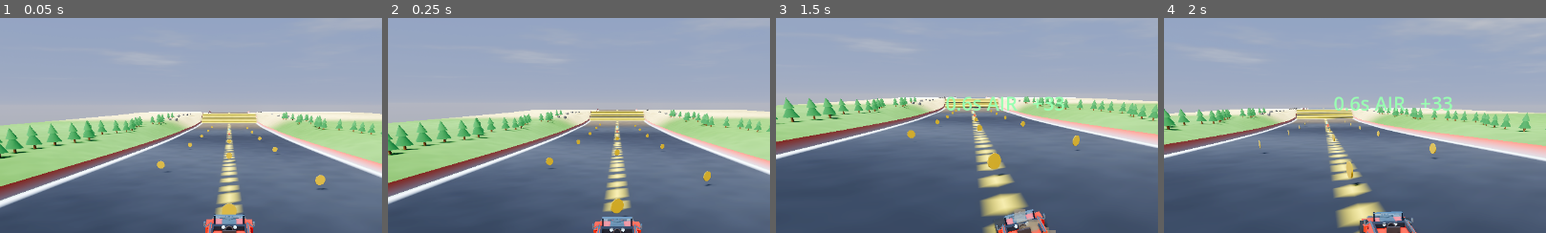
Above: before the commit, frames 1-4 (left to right).
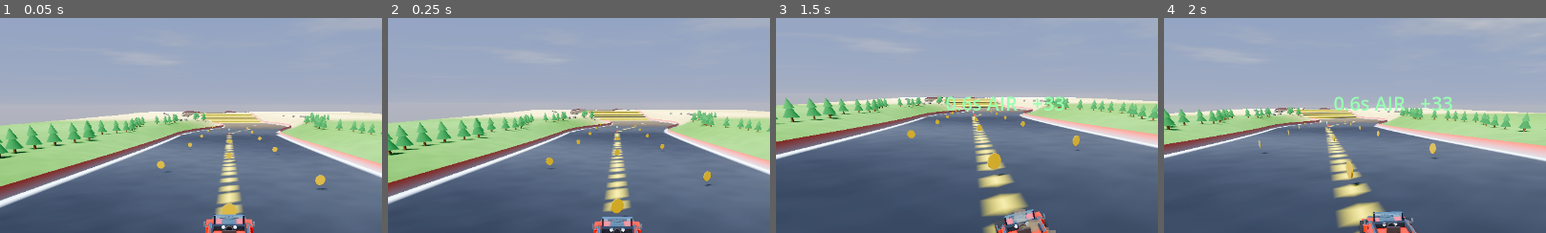
Above: after the commit, the same moments.

Repository: MilkManManiac/HillClimbRacer
Game: Godot game, scene res://scenes/HillClimb.tscn
The game is run twice, just before and just after one commit, with the same random seed, the same clock (stepped at 60 frames per second) and the same inputs.
Inputs (mouse positions are % of the whole screen's width and height, from its top left):
- Up to frame 1 (0.05 s): no input
- Up to frame 2 (0.25 s): no input
- Up to frame 3 (1.5 s): tap Enter (restart) at 0.5 s; move the mouse to (72, 45) at 0.52 s; hold E (roll_right) 0.53-1.25 s; hold Ctrl (boost) 0.53-1.25 s; click (72, 45) at 0.67 s; tap Tab (toggle_shop) at 0.77, 1.07 s; drag from (30, 55) to (45, 70) at 1.27 s
- Up to frame 4 (2 s): no input
The pictures show only the part of the screen within x 20-70%, y 0-50%; the shares and areas given below are measured in that part.

The runs differ from the first frame. In frame 1, 2.0% of the frame differs, in the area x 35-87%, y 43-56%; in frame 2, 2.0%, in the area x 35-87%, y 42-54%; in frame 3, 1.5%; in frame 4, 1.8%.

Commit message:
HC: curving road centre-line (drift the bends)
Added road_center_x(z) — a smooth meandering centre-line (straight for the first
150m, then sweeping S-curves ramp in). Everything that measured "distance from the
road" now uses absf(x - road_center_x(z)): terrain hill mask, gap carve + level
sample, road markings (centre dash / edge lines), roadside props, and the
guardrails. Car off-road + gap on-road checks use a _road_off() helper against the
centre-line. Verified: road, markings, props and gaps all follow the curve.

Co-Authored-By: Claude Opus 4.8 (1M context) <noreply@anthropic.com>

Diff:
--- a/scripts/hc/HCCar.gd
+++ b/scripts/hc/HCCar.gd
@@ -360,7 +360,7 @@
 
 	# --- fuel/health bookkeeping -------------------------------------------
 	# crash if you land/roll off the road (past the rails)
-	if _grounded and absf(global_position.x) > road_half + 1.5:
+	if _grounded and _road_off() > road_half + 1.5:
 		health = 0.0
 	fuel = maxf(fuel, 0.0)
 	distance = maxf(distance, -global_position.z)
@@ -376,7 +376,7 @@
 	if dmg > 1.0:
 		health -= dmg
 	# trick scoring: a clean landing confirms the combo (airtime + flips)
-	var off_road := absf(global_position.x) > road_half
+	var off_road := _road_off() > road_half
 	if _air_time > 0.45 and not off_road:
 		if uprightness > 0.45:
 			var flips := int(_flip_accum / 320.0)
@@ -398,6 +398,13 @@
 	_air_time = 0.0
 	_flip_accum = 0.0
 
+## Lateral distance from the (possibly curving) road centre-line at our z.
+func _road_off() -> float:
+	var cx := 0.0
+	if terrain and terrain.has_method("road_center_x"):
+		cx = terrain.call("road_center_x", global_position.z)
+	return absf(global_position.x - cx)
+
 func reset_run(start: Vector3) -> void:
 	dead = false
 	freeze = false   # un-park after a wreck
@@ -433,7 +440,7 @@
 		var over_void: bool = z < g.lip_z and z > g.far_z
 		if over_void and not _grounded:
 			_gap_armed = true   # airborne over the void
-		elif _gap_armed and z <= g.far_z and global_position.y > lvl - 3.5 and absf(global_position.x) <= road_half:
+		elif _gap_armed and z <= g.far_z and global_position.y > lvl - 3.5 and _road_off() <= road_half:
 			# crossed the far edge ABOVE the fail line = you made it — clear it now, even
 			# mid-air. (A big jump can overshoot the whole landing platform; requiring a
 			# grounded touch there left the gap "armed" and falsely wrecked you on the
--- a/scripts/hc/HCTerrain.gd
+++ b/scripts/hc/HCTerrain.gd
@@ -36,6 +36,19 @@
 @export var side_amp: float = 0.10           # leftover hilliness on the flat sides
 @export var rail_height: float = 1.6
 
+# --- road curves (meandering centre-line so you can drift the bends) ----------
+@export var curve_start: float = 150.0       # straight for this far, then curves ramp in
+@export var curve_amp: float = 26.0          # lateral swing of the road centre (metres)
+@export var curve_freq: float = 0.010        # base curve frequency (lower = longer sweepers)
+
+## Lateral offset of the road centre-line at distance z (deterministic). 0 = straight.
+## Everything that measures "distance from the road" uses absf(x - road_center_x(z)).
+func road_center_x(z: float) -> float:
+	var d: float = maxf(0.0, -z)
+	var ramp: float = smoothstep(curve_start, curve_start + 140.0, d)   # ease bends in
+	var c: float = sin(d * curve_freq) + 0.5 * sin(d * curve_freq * 2.3 + 1.7)
+	return c * curve_amp * ramp
+
 # --- gap / checkpoint schedule (jump the hole or fall in) --------------------
 @export var gap_start_dist: float = 360.0    # pure hills before this; first gap here
 @export var gap_spacing: float = 340.0       # distance to the SECOND gap (base spacing)
@@ -94,7 +107,7 @@
 	var d: float = maxf(0.0, -z)
 	var amp: float = lerpf(base_amp, max_amp, clamp(d / ramp_dist, 0.0, 1.0))
 	var prof: float = noise.get_noise_1d(z)
-	var edge: float = smoothstep(road_half_width, road_half_width + edge_falloff, absf(x))
+	var edge: float = smoothstep(road_half_width, road_half_width + edge_falloff, absf(x - road_center_x(z)))
 	var amp_here: float = lerpf(amp, amp * side_amp, edge)
 	return prof * amp_here
 
@@ -131,7 +144,7 @@
 	# one shared "table" height for the whole gap so takeoff and landing match
 	# (no impossible taller-on-one-side peak). Sampled from the natural hills at
 	# the approach so it blends in smoothly.
-	var level: float = _terrain_height(0.0, ramp0, noise)
+	var level: float = _terrain_height(road_center_x(ramp0), ramp0, noise)
 	return {
 		"idx": idx,
 		"void_w": void_w,
@@ -150,7 +163,7 @@
 	var g := _gap_for_z(z, noise)
 	if g.is_empty():
 		return base
-	var on_road: float = 1.0 - smoothstep(road_half_width, road_half_width + edge_falloff, absf(x))
+	var on_road: float = 1.0 - smoothstep(road_half_width, road_half_width + edge_falloff, absf(x - road_center_x(z)))
 	if on_road < 0.01:
 		return base
 	var gy: float = base
@@ -382,7 +395,7 @@
 				continue
 			# lateral distance out from the verge, jittered by a second sample
 			var jx: float = noise.get_noise_2d(z * 7.0, side * 91.0) * 0.5 + 0.5
-			var x: float = side * (road_half_width + PROP_MARGIN + jx * PROP_SPREAD)
+			var x: float = road_center_x(z) + side * (road_half_width + PROP_MARGIN + jx * PROP_SPREAD)
 			# only emit props whose x lands in THIS chunk's lateral span, so the
 			# several lateral chunks streamed each frame don't all spawn duplicates.
 			if x < ox or x >= ox + CHUNK:
@@ -563,7 +576,7 @@
 	return [(a[0] as Color).lerp(b[0], f), (a[1] as Color).lerp(b[1], f)]
 
 func _color_for(x: float, _y: float, z: float, noise: FastNoiseLite = null) -> Color:
-	var ax := absf(x)
+	var ax := absf(x - road_center_x(z))   # distance from the (possibly curving) road centre
 	var pal := _biome(z)
 	var grass: Color = pal[0]
 	var asphalt: Color = pal[1]
@@ -664,11 +677,12 @@
 			rings = 0
 			z += step
 			continue
-		var ey := height_at(xpos, z)
+		var rx := road_center_x(z) + xpos   # rail follows the curving road edge
+		var ey := height_at(rx, z)
 		st.set_color(Color(0.75, 0.75, 0.8))
-		st.add_vertex(Vector3(xpos, ey - 0.3, z))
+		st.add_vertex(Vector3(rx, ey - 0.3, z))
 		st.set_color(Color(0.9, 0.3, 0.25))
-		st.add_vertex(Vector3(xpos, ey + rail_height, z))
+		st.add_vertex(Vector3(rx, ey + rail_height, z))
 		vbase += 2
 		if rings >= 1:
 			var a := seg_start + (rings - 1) * 2
